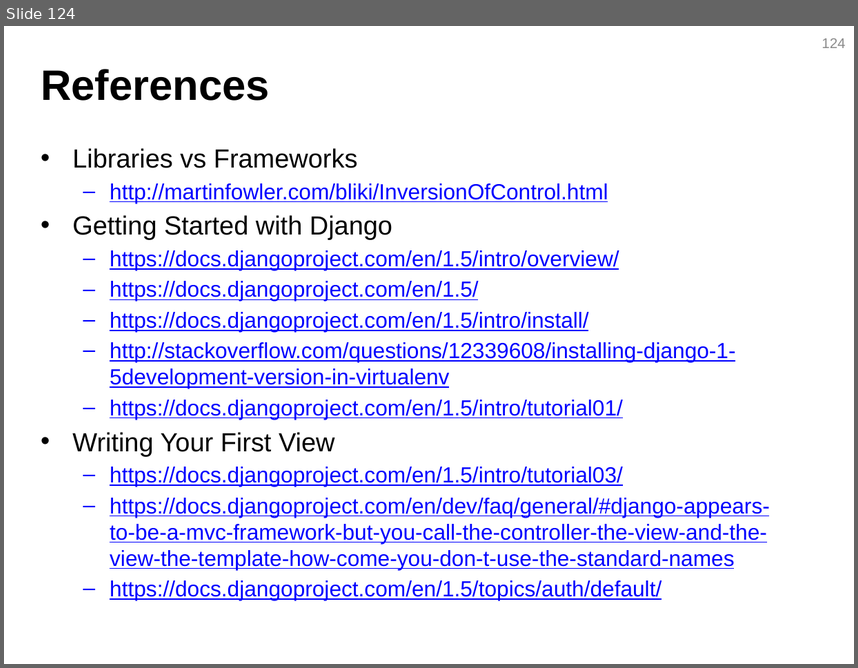
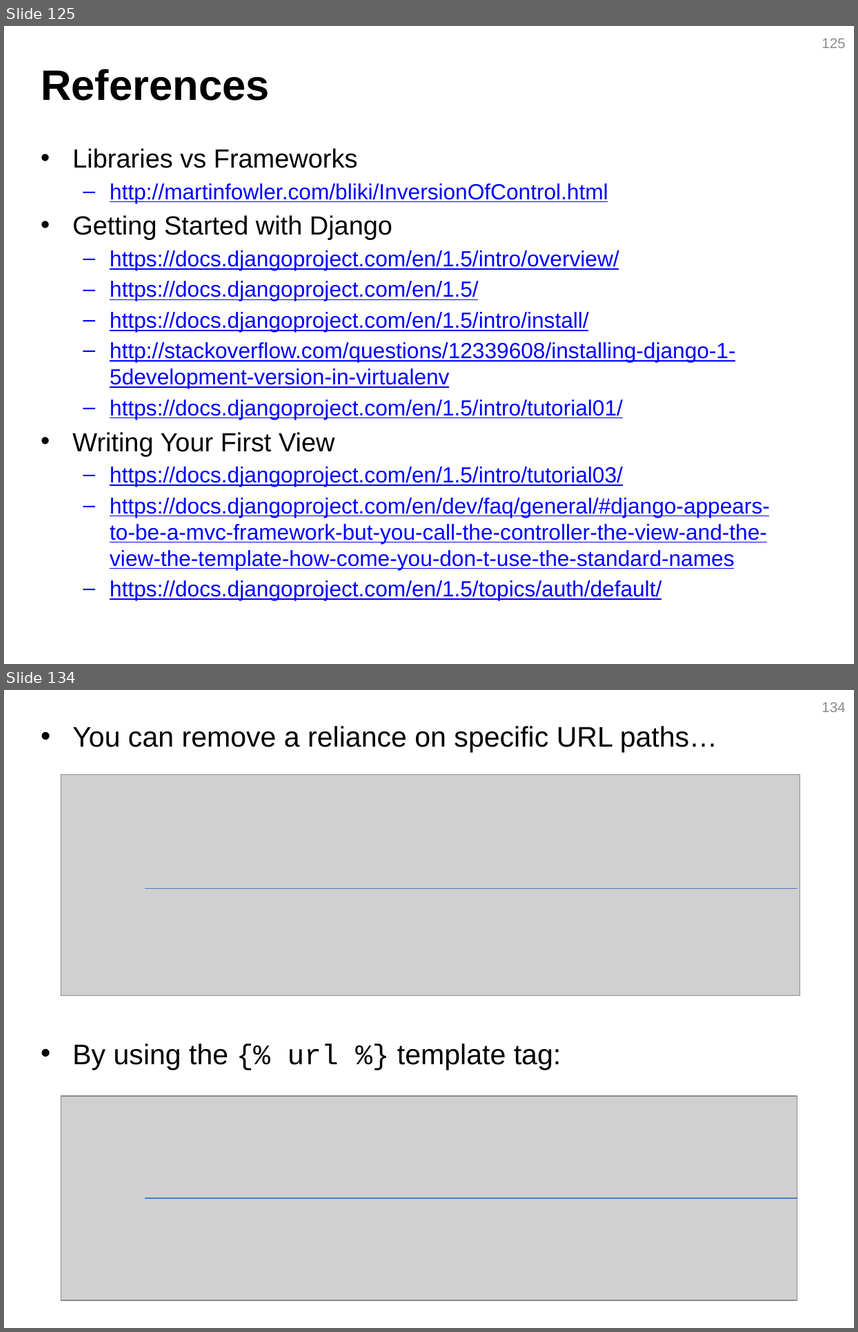
Before and after one commit to JustinSDK/PyConTW2013Tutorial, a slide deck: PyCon Taiwan 2013 Tutorial.pptx. Shown one above the other, each under a label of ours: slide 124 before the commit, slides 125 and 134 after it; the slides between them are not shown. The pictures are 858x668 and 858x1332 pixels, drawn with LibreOffice and Linux fonts; fonts in the diff are those of the drawing; grey boxes stand for pictures. Boxes give left, top, right and bottom in pixels: in the first picture for what was removed or moved away, otherwise in the second. Text is boxed around its words. In the diff, an @@ line names an element or a change of style, - is before the commit and + after.

```diff
--- a/PyCon Taiwan 2013 Tutorial.pptx
+++ b/PyCon Taiwan 2013 Tutorial.pptx
@@ slide 134 added at [4,690,854,1328], background #FFFFFF @@
@@ page number added at [822,702,845,712], 12 pt, text #8C8C8C @@
+134
@@ text added at [72,726,718,1069], 24 pt, text #000000 @@
+• You can remove a reliance on specific URL paths…
+• By using the {% url %} template tag:
@@ picture added at [61,774,800,995] @@
@@ line added from (145, 888) to (797, 888), #4B7EBC 0.75 pt @@
@@ picture added at [61,1096,797,1299] @@
@@ line added from (145, 1198) to (797, 1198), #4B7EBC 0.75 pt @@
@@ what was slide 124 is now slide 125 @@
@@ page number at [822,38,845,48]: text changed @@
-124
+125
```
Also in this commit, not shown: 5 slides changed, 38 other slides added, 1 slide removed, 46 other files.
